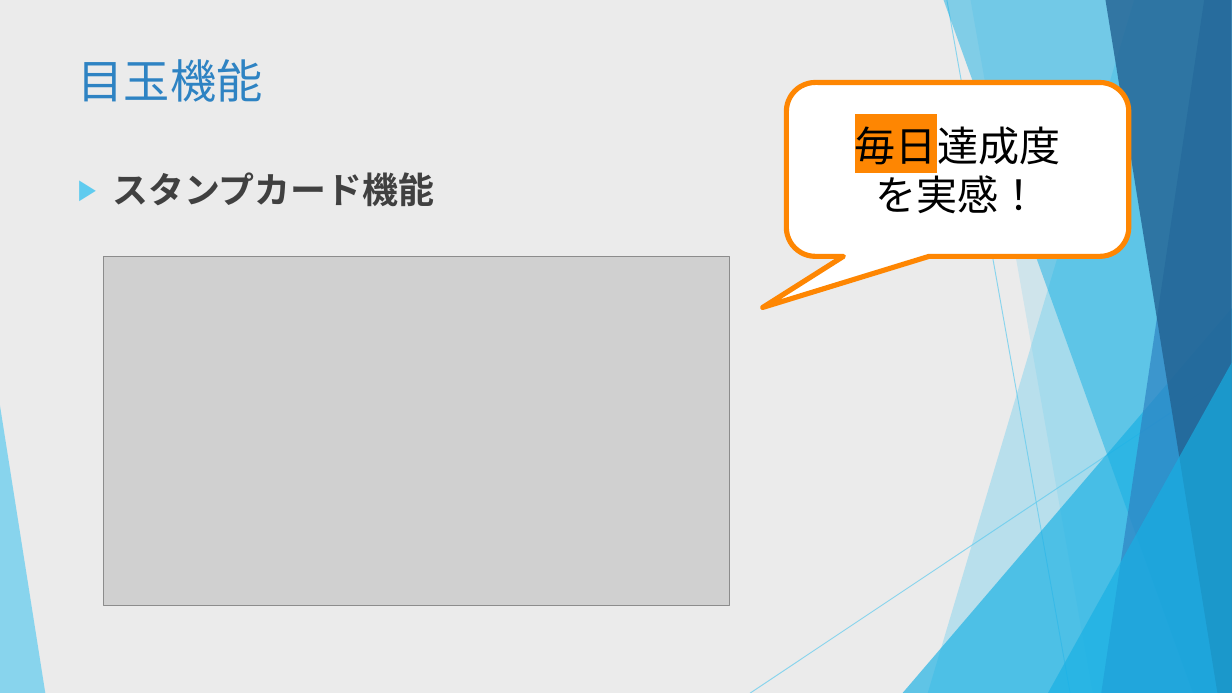
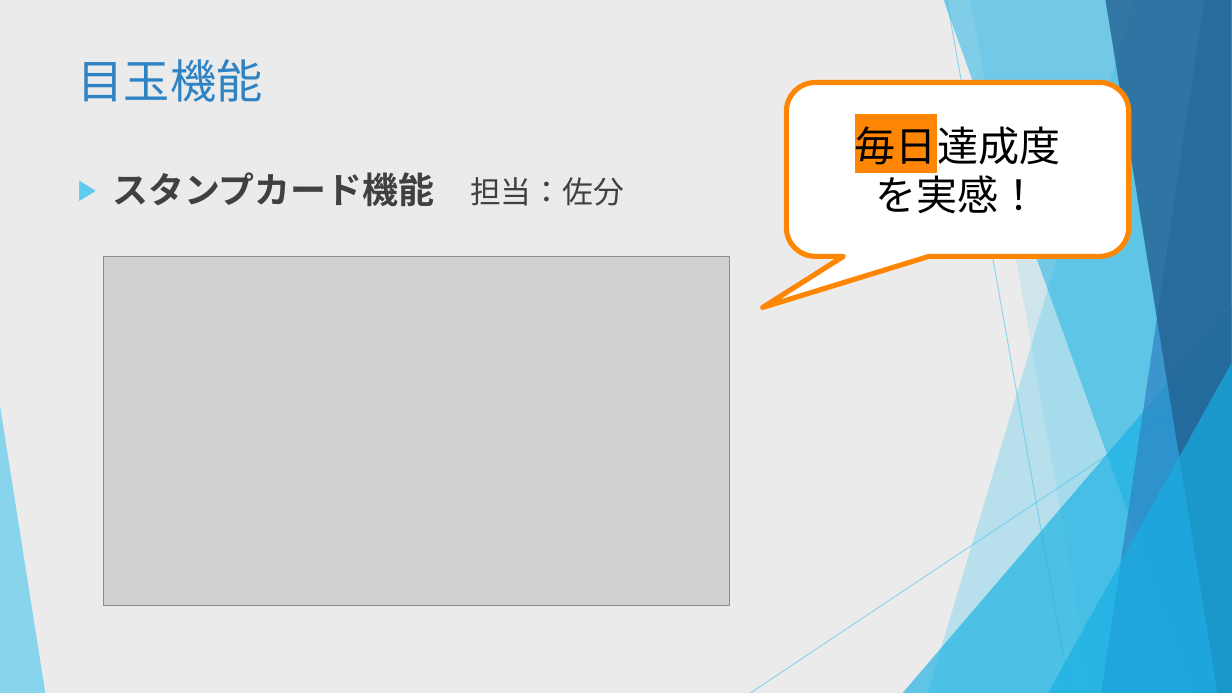
Before and after one commit to dojo2022/C-5, a slide deck: slide 16 of C5_配布資料/0630_C-5 _発表資料.pptx. Drawn at 1232x693 pixels with LibreOffice and Linux fonts; fonts in the diff are those of the drawing; grey boxes stand for pictures. Boxes give left, top, right and bottom in pixels: in the first picture for what was removed or moved away, otherwise in the second. Text is boxed around its words. In the diff, an @@ line names an element or a change of style, - is before the commit and + after.

```diff
--- a/C5_配布資料/0630_C-5 _発表資料.pptx
+++ b/C5_配布資料/0630_C-5 _発表資料.pptx
@@ text at <box>112,172,624,206</box>: text changed @@
-▶ スタンプカード機能
+▶ スタンプカード機能 担当：佐分
```
Also in this commit, not shown: 8 other slides changed.
